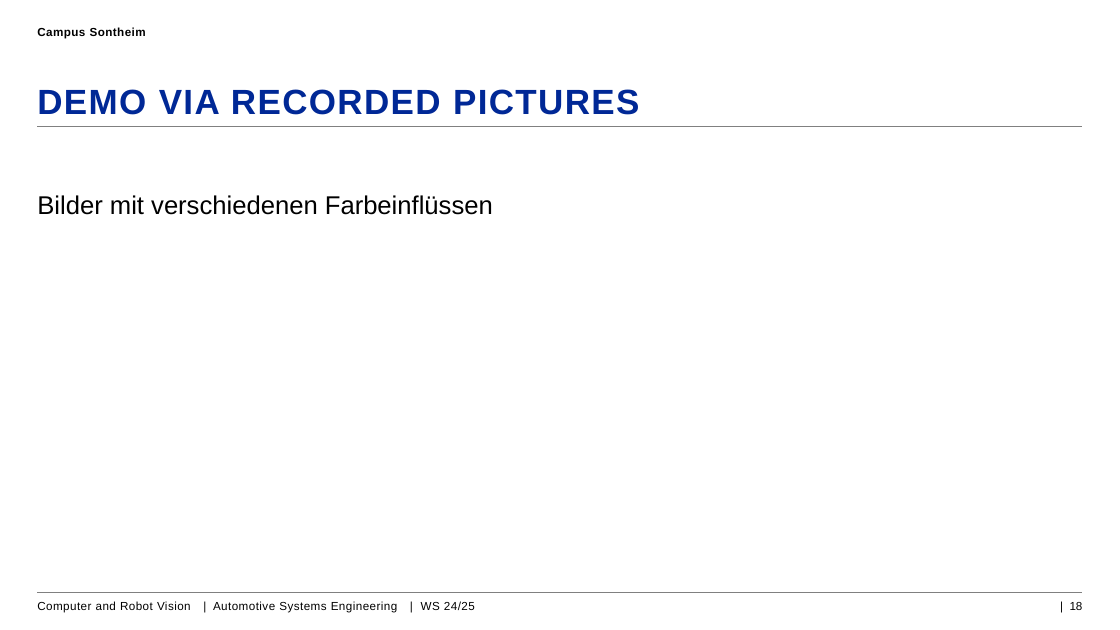
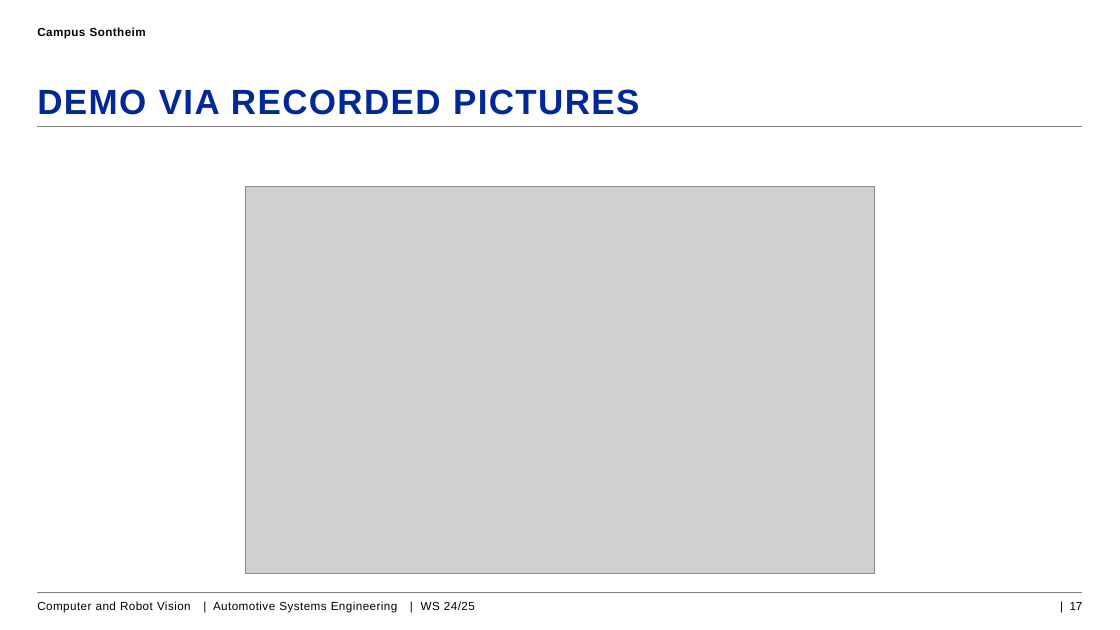
Before and after one commit to TimSoens174/Computer-Robot-Vision, a slide deck: slide 17 of Dokumentation/CRV_RubicsCube_Gerstlauer_Soens.pptx (slide 18 before the commit). Drawn at 1120x630 pixels with LibreOffice and Linux fonts; fonts in the diff are those of the drawing; grey boxes stand for pictures; background and template pictures are left out. Boxes give left, top, right and bottom in pixels: in the first picture for what was removed or moved away, otherwise in the second. Text is boxed around its words. In the diff, an @@ line names an element or a change of style, - is before the commit and + after.

```diff
--- a/Dokumentation/CRV_RubicsCube_Gerstlauer_Soens.pptx
+++ b/Dokumentation/CRV_RubicsCube_Gerstlauer_Soens.pptx
@@ text removed at [37,195,493,215] @@
-Bilder mit verschiedenen Farbeinflüssen
@@ picture added at [246,187,875,573] @@
@@ page number at [1070,602,1083,610]: text changed @@
-| 18
+| 17
```
Also in this commit, not shown: 2 other slides changed, 2 slides added, 7 other files.
